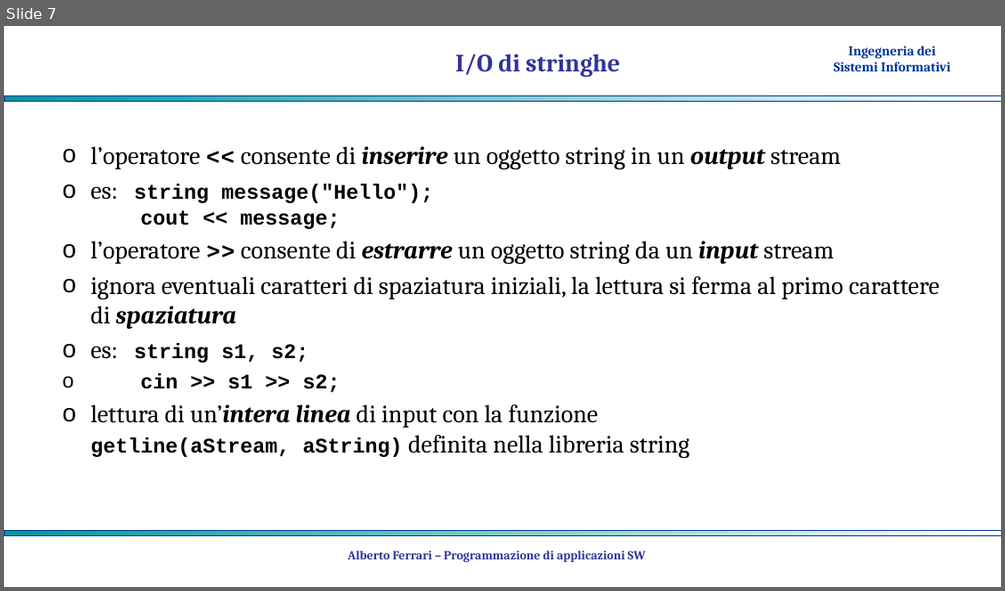
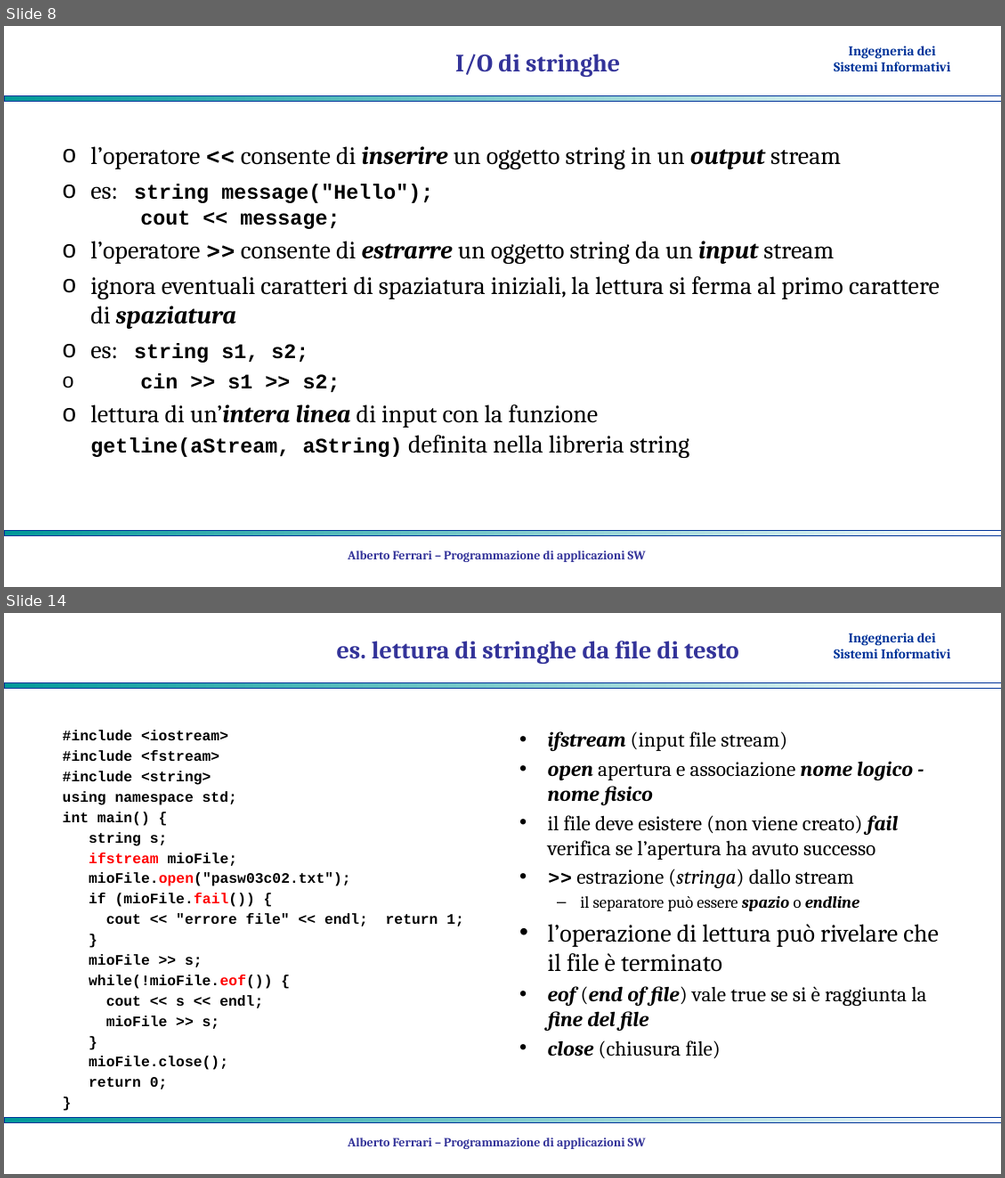
Before and after one commit to albertoferrari/pasw, a slide deck: lezioni/PASW03c - C++ input output.pptx. Shown one above the other, each under a label of ours: slide 7 before the commit, slides 8 and 14 after it; the slides between them are not shown. The pictures are 1005x591 and 1005x1178 pixels, drawn with LibreOffice and Linux fonts; fonts in the diff are those of the drawing; background and template pictures are left out. Boxes give left, top, right and bottom in pixels: in the first picture for what was removed or moved away, otherwise in the second. Text is boxed around its words. In the diff, an @@ line names an element or a change of style, - is before the commit and + after.

```diff
--- a/lezioni/PASW03c - C++ input output.pptx
+++ b/lezioni/PASW03c - C++ input output.pptx
@@ slide 14 added at box(4, 613, 1001, 1174), background #FFFFFF; not listed: 3 template elements that a slide beside it also shows @@
@@ title added at box(337, 641, 738, 664), 24 pt, text #333399, bold @@
+es. lettura di stringhe da file di testo
@@ text added at box(63, 730, 368, 1089), 14 pt, text #000000, bold @@
+#include <iostream>
+#include <fstream>
+#include <string>
+using namespace std;
+int main() {
+string s;
+ifstream mioFile;
+mioFile.open("pasw03c02.txt");
+if (mioFile.fail()) {
+cout << "errore file" << endl; return 1;
+}
+mioFile >> s;
+while(!mioFile.eof()) {
+cout << s << endl;
+mioFile >> s;
+}
+mioFile.close();
+return 0;
+}
@@ text added at box(548, 731, 938, 1058), 20 pt, text #000000 @@
+• ifstream (input file stream)
+• open apertura e associazione nome logico - nome fisico
+• il file deve esistere (non viene creato) fail verifica se l’apertura ha avuto successo
+• >> estrazione (stringa) dallo stream
+  – il separatore può essere spazio o endline
+• l’operazione di lettura può rivelare che il file è terminato
+• eof (end of file) vale true se si è raggiunta la fine del file
+• close (chiusura file)
@@ text added at box(348, 1137, 646, 1149), 12 pt, text #333399, bold @@
+Alberto Ferrari – Programmazione di applicazioni SW
@@ what was slide 7 is now slide 8 @@
```
Also in this commit, not shown: 4 slides changed, 7 other slides added, 1 other file.
